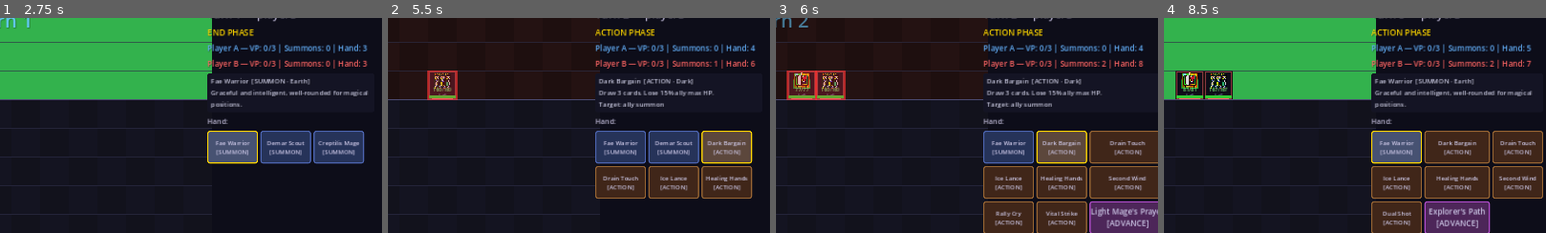
Above: before the commit, frames 1-4 (left to right).
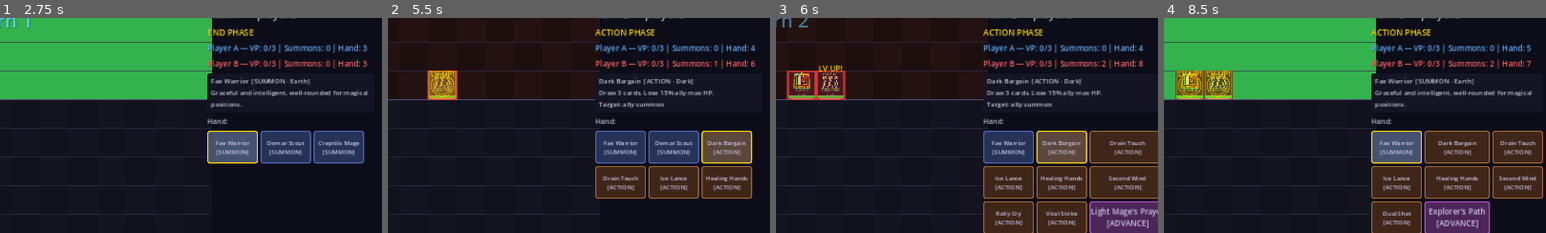
Above: after the commit, the same moments.

Repository: look-itsaxiom/summoners-grid
Game: Godot game, scene res://scenes/login.tscn
Same seed, same stepped clock (60 frames per second), same inputs: the game is played once before the commit and once after it.
Inputs:
- Up to frame 1 (2.75 s): click "PLAY" at 0.5 s; click "Random Deck" at 1.25 s; click "Fae Warrior [SUMMON]" at 2 s
- Up to frame 2 (5.5 s): click "Fae Warrior [SUMMON]" at 2.75 s; click "Demar Scout [SUMMON]" at 3.5 s; click "End Turn" at 4.25 s; click "Dark Bargain [ACTION]" at 5 s
- Up to frame 3 (6 s): click "Dark Bargain [ACTION]" at 5.75 s
- Up to frame 4 (8.5 s): click "Drain Touch [ACTION]" at 6.5 s; click "End Turn" at 7.25 s; click "Fae Warrior [SUMMON]" at 8 s
The pictures show only the part of the screen within x 22-72%, y 3-53%; the shares and areas given below are measured in that part.

Frame 1 is identical in both runs. In frame 2, 1.0% of the frame differs, in the area x 10-18%, y 24-38%; in frame 3, 0.1%; in frame 4, 2.0%, in the area x 3-18%, y 24-38%.

Commit message:
feat: level-up VFX (golden rings + floating text) + HP bar gradient highlight
- summon_leveled signal emitted from game_manager on every level-up
- Board renders expanding golden ring arcs at the unit's grid position
- "LV UP!" floating number in gold + cell flash on level
- HP bar now has a subtle bright highlight on the top half for depth
- All effects verified in spectator mode: full game completed cleanly

Co-Authored-By: Claude Opus 4.6 (1M context) <noreply@anthropic.com>

Diff:
--- a/godot/scripts/engine/game_manager.gd
+++ b/godot/scripts/engine/game_manager.gd
@@ -11,6 +11,7 @@
 signal summon_defeated(unit: Dictionary)
 signal effect_stack_changed(stack: Array)
 signal effect_resolved(entry: Dictionary)
+signal summon_leveled(unit: Dictionary, old_level: int, new_level: int)
 
 const BOARD_WIDTH := 12
 const BOARD_HEIGHT := 14
@@ -171,20 +172,22 @@
 			gignen_spaces.has("%d,%d" % [pos.x, pos.y])
 		)
 		var levels := 2 if is_on_gignen else 1
+		var old_level: int = s["level"]
 		var leveled: Dictionary = SummonFactory.apply_level_up(s, levels)
 
 		if is_on_gignen:
 			add_log("%s levels up: %d → %d (Gignen Country bonus!) (HP: %d/%d)" % [
-				s.get("card", {}).get("name", "?"), s["level"], leveled["level"],
+				s.get("card", {}).get("name", "?"), old_level, leveled["level"],
 				leveled["current_hp"], leveled["max_hp"]
 			])
 		else:
 			add_log("%s levels up: %d → %d (HP: %d/%d)" % [
-				s.get("card", {}).get("name", "?"), s["level"], leveled["level"],
+				s.get("card", {}).get("name", "?"), old_level, leveled["level"],
 				leveled["current_hp"], leveled["max_hp"]
 			])
 
 		board_summons[i] = leveled
+		summon_leveled.emit(leveled, old_level, leveled["level"])
 
 	advance_phase()
 
--- a/godot/scripts/ui/board.gd
+++ b/godot/scripts/ui/board.gd
@@ -41,6 +41,9 @@
 var _unit_anims: Dictionary = {}
 var _animating := false
 
+# Level-up ring effects: Array of { pos: Vector2i, radius: float, alpha: float }
+var _level_rings: Array = []
+
 # Species sprite textures (loaded once)
 var _species_sprites: Dictionary = {}
 
@@ -83,6 +86,18 @@
 			anim["flash"] = maxf(0.0, anim["flash"] - delta * 4.0)
 			needs_redraw = true
 
+	# Level-up ring expansion
+	if not _level_rings.is_empty():
+		var done_rings: Array = []
+		for ring in _level_rings:
+			ring["radius"] += delta * 80.0
+			ring["alpha"] -= delta * 2.0
+			if ring["alpha"] <= 0:
+				done_rings.append(ring)
+		for ring in done_rings:
+			_level_rings.erase(ring)
+		needs_redraw = true
+
 	if _animating:
 		needs_redraw = true
 
@@ -152,6 +167,13 @@
 			var rect := Rect2(offset + Vector2(pos.x * CELL_SIZE, (BOARD_H - 1 - pos.y) * CELL_SIZE), Vector2(CELL_SIZE, CELL_SIZE))
 			draw_rect(rect, COLOR_VALID_ATTACK)
 			draw_rect(rect, Color(1, 0.2, 0.2, 0.6), false, 2.0)
+
+	# Draw level-up ring effects
+	for ring in _level_rings:
+		var rpos: Vector2i = ring["pos"]
+		var center := offset + Vector2(rpos.x * CELL_SIZE + CELL_SIZE * 0.5, (BOARD_H - 1 - rpos.y) * CELL_SIZE + CELL_SIZE * 0.5)
+		var ring_color := Color(1.0, 0.85, 0.0, ring["alpha"] * 0.8)
+		draw_arc(center, ring["radius"], 0, TAU, 32, ring_color, 2.0)
 
 	# Draw cell flash animations
 	for pos in _cell_flashes:
@@ -221,9 +243,10 @@
 	var level_pos := screen_pos + Vector2(2, 43)
 	draw_string(ThemeDB.fallback_font, level_pos, level_str, HORIZONTAL_ALIGNMENT_CENTER, CELL_SIZE - 4, 7, Color(0.6, 0.6, 0.8))
 
-	# HP bar
+	# HP bar with glow
 	var bar_y := screen_pos.y + CELL_SIZE - 7
-	var bar_rect := Rect2(screen_pos.x + 2, bar_y, CELL_SIZE - 4, 4)
+	var bar_w: float = CELL_SIZE - 4
+	var bar_rect := Rect2(screen_pos.x + 2, bar_y, bar_w, 4)
 	draw_rect(bar_rect, Color(0.1, 0.1, 0.15))
 
 	var hp_pct: float = float(unit["current_hp"]) / float(unit["max_hp"])
@@ -232,8 +255,12 @@
 		hp_color = COLOR_HP_LOW
 	elif hp_pct <= 0.5:
 		hp_color = COLOR_HP_MED
-	var fill_rect := Rect2(screen_pos.x + 2, bar_y, (CELL_SIZE - 4) * hp_pct, 4)
+	var fill_w: float = bar_w * hp_pct
+	var fill_rect := Rect2(screen_pos.x + 2, bar_y, fill_w, 4)
 	draw_rect(fill_rect, hp_color)
+	# Subtle bright highlight on top half of bar
+	var highlight_rect := Rect2(screen_pos.x + 2, bar_y, fill_w, 2)
+	draw_rect(highlight_rect, hp_color.lightened(0.3) * Color(1, 1, 1, 0.4))
 
 	# Team indicator line
 	var line_y := screen_pos.y + CELL_SIZE - 2
@@ -374,6 +401,14 @@
 	queue_redraw()
 
 
+## Show an expanding golden ring at a grid position (level-up VFX).
+func animate_level_up(grid_pos: Vector2i) -> void:
+	_level_rings.append({ "pos": grid_pos, "radius": 4.0, "alpha": 1.0 })
+	# Second ring with slight delay effect (starts smaller)
+	_level_rings.append({ "pos": grid_pos, "radius": 0.0, "alpha": 0.8 })
+	queue_redraw()
+
+
 func _ensure_anim(instance_id: String) -> void:
 	if instance_id not in _unit_anims:
 		_unit_anims[instance_id] = { "offset": Vector2.ZERO, "scale": 1.0, "flash": 0.0 }
--- a/godot/scripts/ui/game_screen.gd
+++ b/godot/scripts/ui/game_screen.gd
@@ -38,6 +38,7 @@
 	_gm.game_over_signal.connect(_on_game_over)
 	_gm.attack_resolved.connect(_on_attack_resolved)
 	_gm.summon_defeated.connect(_on_summon_defeated)
+	_gm.summon_leveled.connect(_on_summon_leveled)
 
 	_bgm.play("battle")
 
@@ -1269,6 +1270,15 @@
 	board.queue_redraw()
 
 
+func _on_summon_leveled(unit: Dictionary, _old_level: int, _new_level: int) -> void:
+	var pos: Vector2i = unit.get("position", Vector2i(-1, -1))
+	if pos.x >= 0:
+		board.animate_level_up(pos)
+		board.flash_cell(pos, Color(1.0, 0.85, 0.0))
+	var screen_pos := _unit_screen_pos(unit)
+	FloatingNumber.spawn(self, "LV UP!", screen_pos + Vector2(0, -10), Color(1.0, 0.85, 0.0))
+
+
 func _on_summon_defeated(unit: Dictionary) -> void:
 	_sfx.defeat()
 	var screen_pos := _unit_screen_pos(unit)
Not shown, changed: godot/DEV_PROGRESS.md
